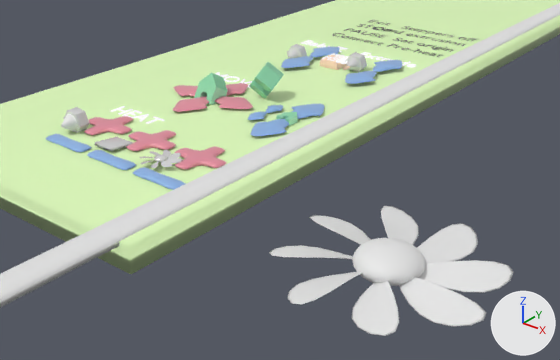
Two versions of the Blender file resources/gui_UI.blend, one commit apart.
Before and after are seen from a camera (50 mm lens) standing at (45.3, -47.0, 23.5) and looking at (8.8, -1.4, -4.8). The lights are fixed; the arrows at lower right show +X, +Y and +Z. Text is drawn in Blender's own font.
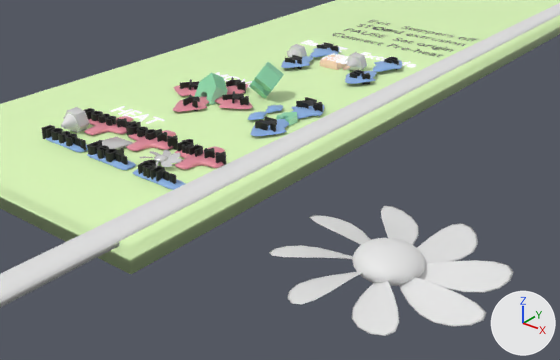
Pixel boxes (x1, y1, x2, y2) of what changed, in the pictures (560 x 360 px):
'Text.026', added (black)
    after: (127, 122, 178, 150)
'Text.025', added (black)
    after: (42, 125, 87, 152)
'Text.027', added (black)
    after: (87, 140, 128, 165)
'Text.028', added (black)
    after: (177, 139, 226, 165)
'Text.029', added (black)
    after: (138, 160, 176, 184)
'Text.024', added (black)
    after: (84, 108, 136, 135)
'Text.018', added
    after: (296, 97, 323, 112)
'Text.019', added
    after: (255, 117, 277, 135)
'Text.023', added
    after: (222, 91, 249, 105)
'Text.020', added
    after: (226, 77, 246, 93)
'Text.021', added
    after: (183, 94, 200, 111)
'Text.017', added
    after: (350, 70, 370, 85)
'Text.022', added
    after: (180, 79, 199, 90)
'Text.015', added
    after: (285, 55, 302, 69)
'Text.014', added
    after: (317, 42, 338, 52)
'Text.016', added
    after: (384, 56, 399, 70)

The change, as a diff of the scene's bpy script:
```diff
--- a/resources/gui_UI.blend.py
+++ b/resources/gui_UI.blend.py
@@ txt_text_030 @@
+txt_text_030 = bpy.data.curves.new('Text.030', 'FONT')
+txt_text_030.body = 'fan--'
+txt_text_030.materials.append(mat_material)  # black #0d0d0d
+txt_text_030.extrude = 0.457
+txt_text_030.align_x = 'CENTER'
@@ txt_text_029 @@
+txt_text_029 = bpy.data.curves.new('Text.029', 'FONT')
+txt_text_029.body = 'fan++'
+txt_text_029.materials.append(mat_material)  # black #0d0d0d
+txt_text_029.extrude = 0.457
+txt_text_029.align_x = 'CENTER'
@@ txt_text_028 @@
+txt_text_028 = bpy.data.curves.new('Text.028', 'FONT')
+txt_text_028.body = 'bed--'
+txt_text_028.materials.append(mat_material)  # black #0d0d0d
+txt_text_028.extrude = 0.457
+txt_text_028.align_x = 'CENTER'
@@ txt_text_027 @@
+txt_text_027 = bpy.data.curves.new('Text.027', 'FONT')
+txt_text_027.body = 'bed++'
+txt_text_027.materials.append(mat_material)  # black #0d0d0d
+txt_text_027.extrude = 0.457
+txt_text_027.align_x = 'CENTER'
@@ txt_text_026 @@
+txt_text_026 = bpy.data.curves.new('Text.026', 'FONT')
+txt_text_026.body = 'nose--'
+txt_text_026.materials.append(mat_material)  # black #0d0d0d
+txt_text_026.extrude = 0.457
+txt_text_026.align_x = 'CENTER'
@@ txt_text_025 @@
+txt_text_025 = bpy.data.curves.new('Text.025', 'FONT')
+txt_text_025.body = 'nose++'
+txt_text_025.materials.append(mat_material)  # black #0d0d0d
+txt_text_025.extrude = 0.457
+txt_text_025.align_x = 'CENTER'
@@ txt_text_024 @@
+txt_text_024 = bpy.data.curves.new('Text.024', 'FONT')
+txt_text_024.body = 'X+'
+txt_text_024.materials.append(mat_material)  # black #0d0d0d
+txt_text_024.extrude = 0.457
+txt_text_024.align_x = 'CENTER'
@@ txt_text_023 @@
+txt_text_023 = bpy.data.curves.new('Text.023', 'FONT')
+txt_text_023.body = 'X-'
+txt_text_023.materials.append(mat_material)  # black #0d0d0d
+txt_text_023.extrude = 0.457
+txt_text_023.align_x = 'CENTER'
@@ txt_text_022 @@
+txt_text_022 = bpy.data.curves.new('Text.022', 'FONT')
+txt_text_022.body = 'Y-'
+txt_text_022.materials.append(mat_material)  # black #0d0d0d
+txt_text_022.extrude = 0.457
+txt_text_022.align_x = 'CENTER'
@@ txt_text_021 @@
+txt_text_021 = bpy.data.curves.new('Text.021', 'FONT')
+txt_text_021.body = 'Y+'
+txt_text_021.materials.append(mat_material)  # black #0d0d0d
+txt_text_021.extrude = 0.457
+txt_text_021.align_x = 'CENTER'
@@ txt_text_020 @@
+txt_text_020 = bpy.data.curves.new('Text.020', 'FONT')
+txt_text_020.body = 'Z-'
+txt_text_020.materials.append(mat_material)  # black #0d0d0d
+txt_text_020.extrude = 0.457
+txt_text_020.align_x = 'CENTER'
@@ txt_text_019 @@
+txt_text_019 = bpy.data.curves.new('Text.019', 'FONT')
+txt_text_019.body = 'Z+'
+txt_text_019.materials.append(mat_material)  # black #0d0d0d
+txt_text_019.extrude = 0.457
+txt_text_019.align_x = 'CENTER'
@@ txt_text_018 @@
+txt_text_018 = bpy.data.curves.new('Text.018', 'FONT')
+txt_text_018.body = 'E+'
+txt_text_018.materials.append(mat_material)  # black #0d0d0d
+txt_text_018.extrude = 0.457
+txt_text_018.align_x = 'CENTER'
@@ txt_text_017 @@
+txt_text_017 = bpy.data.curves.new('Text.017', 'FONT')
+txt_text_017.body = 'E-'
+txt_text_017.materials.append(mat_material)  # black #0d0d0d
+txt_text_017.extrude = 0.457
+txt_text_017.align_x = 'CENTER'
@@ txt_text_016 @@
+txt_text_016 = bpy.data.curves.new('Text.016', 'FONT')
+txt_text_016.body = 'Z-'
+txt_text_016.materials.append(mat_material)  # black #0d0d0d
+txt_text_016.extrude = 0.457
+txt_text_016.align_x = 'CENTER'
@@ txt_text_015 @@
+txt_text_015 = bpy.data.curves.new('Text.015', 'FONT')
+txt_text_015.body = 'Z+'
+txt_text_015.materials.append(mat_material)  # black #0d0d0d
+txt_text_015.extrude = 0.457
+txt_text_015.align_x = 'CENTER'
@@ ob_text_029 @@
+ob_text_029 = bpy.data.objects.new('Text.029', txt_text_030)
+ob_text_029.location = (8.46, -14.83, -0.03)
+ob_text_029.scale = (1.91, 1.91, 1.91)
@@ ob_text_028 @@
+ob_text_028 = bpy.data.objects.new('Text.028', txt_text_029)
+ob_text_028.location = (8.4, -10.49, -0.03)
+ob_text_028.scale = (1.91, 1.91, 1.91)
@@ ob_text_027 @@
+ob_text_027 = bpy.data.objects.new('Text.027', txt_text_028)
+ob_text_027.location = (3.23, -14.83, -0.03)
+ob_text_027.scale = (1.91, 1.91, 1.91)
@@ ob_text_026 @@
+ob_text_026 = bpy.data.objects.new('Text.026', txt_text_027)
+ob_text_026.location = (3.17, -10.49, -0.03)
+ob_text_026.scale = (1.91, 1.91, 1.91)
@@ ob_text_025 @@
+ob_text_025 = bpy.data.objects.new('Text.025', txt_text_026)
+ob_text_025.location = (-1.81, -14.83, -0.03)
+ob_text_025.scale = (1.91, 1.91, 1.91)
@@ ob_text_024 @@
+ob_text_024 = bpy.data.objects.new('Text.024', txt_text_025)
+ob_text_024.location = (-1.87, -10.49, -0.03)
+ob_text_024.scale = (1.91, 1.91, 1.91)
@@ ob_text_023 @@
+ob_text_023 = bpy.data.objects.new('Text.023', txt_text_024)
+ob_text_023.location = (2.91, -0.46, -0.03)
+ob_text_023.scale = (1.91, 1.91, 1.91)
@@ ob_text_022 @@
+ob_text_022 = bpy.data.objects.new('Text.022', txt_text_023)
+ob_text_022.location = (-2.55, -0.46, -0.03)
+ob_text_022.scale = (1.91, 1.91, 1.91)
@@ ob_text_021 @@
+ob_text_021 = bpy.data.objects.new('Text.021', txt_text_022)
+ob_text_021.location = (0.25, -3.39, -0.03)
+ob_text_021.scale = (1.91, 1.91, 1.91)
@@ ob_text_020 @@
+ob_text_020 = bpy.data.objects.new('Text.020', txt_text_021)
+ob_text_020.location = (0.25, 2.31, -0.03)
+ob_text_020.scale = (1.91, 1.91, 1.91)
@@ ob_text_019 @@
+ob_text_019 = bpy.data.objects.new('Text.019', txt_text_020)
+ob_text_019.location = (8.76, -3.39, -0.03)
+ob_text_019.scale = (1.91, 1.91, 1.91)
@@ ob_text_018 @@
+ob_text_018 = bpy.data.objects.new('Text.018', txt_text_019)
+ob_text_018.location = (8.76, 2.31, -0.03)
+ob_text_018.scale = (1.91, 1.91, 1.91)
@@ ob_text_017 @@
+ob_text_017 = bpy.data.objects.new('Text.017', txt_text_018)
+ob_text_017.location = (7.77, 11.41, -0.03)
+ob_text_017.scale = (1.91, 1.91, 1.91)
@@ ob_text_016 @@
+ob_text_016 = bpy.data.objects.new('Text.016', txt_text_017)
+ob_text_016.location = (7.77, 17.1, -0.03)
+ob_text_016.scale = (1.91, 1.91, 1.91)
@@ ob_text_015 @@
+ob_text_015 = bpy.data.objects.new('Text.015', txt_text_016)
+ob_text_015.location = (0.07, 11.41, -0.03)
+ob_text_015.scale = (1.91, 1.91, 1.91)
@@ ob_text_014 @@
+ob_text_014 = bpy.data.objects.new('Text.014', txt_text_015)
+ob_text_014.location = (0.07, 17.1, -0.03)
+ob_text_014.scale = (1.91, 1.91, 1.91)
```
